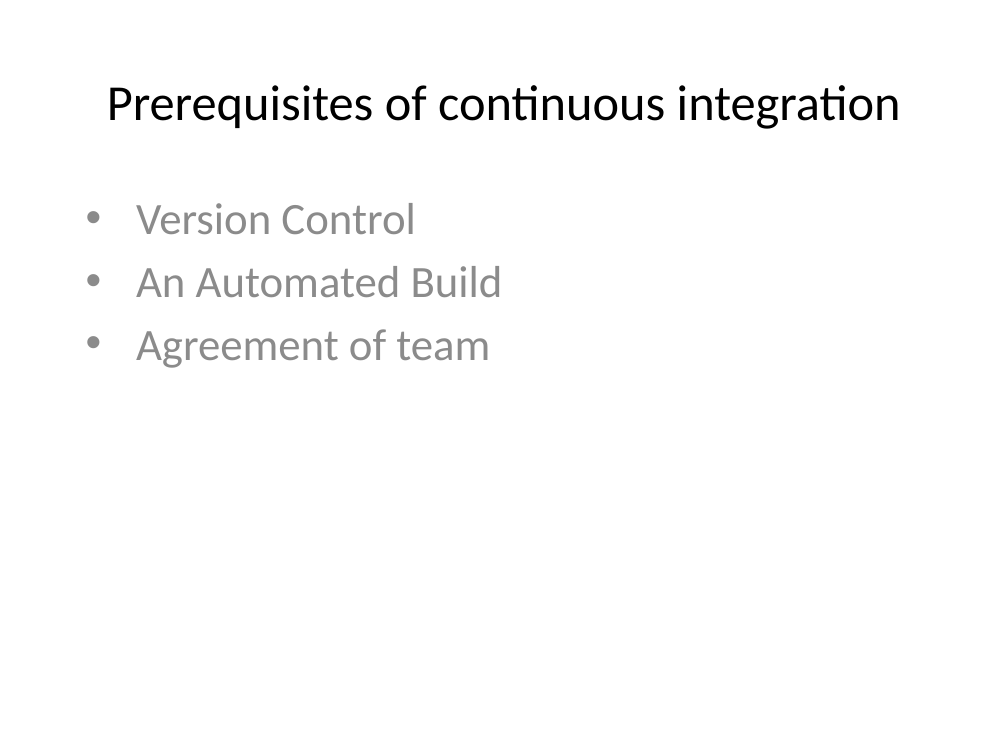
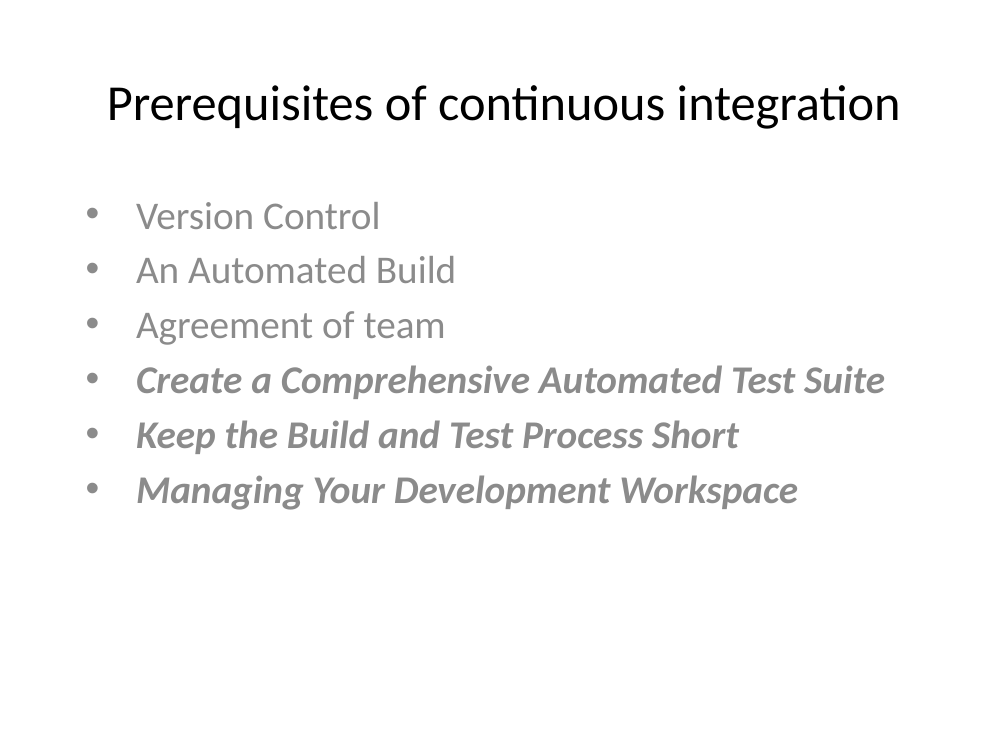
Before and after one commit to tanyas23/CD, a slide deck: slide 19 of CD.pptx. Drawn at 1008x756 pixels with LibreOffice and Linux fonts; fonts in the diff are those of the drawing. Boxes give left, top, right and bottom in pixels: in the first picture for what was removed or moved away, otherwise in the second. Text is boxed around its words. In the diff, an @@ line names an element or a change of style, - is before the commit and + after.

```diff
--- a/CD.pptx
+++ b/CD.pptx
@@ subtitle at <box>136,202,456,345</box>: size 32 to 28 pt in "Version Control", "An Automated Build", "Agreement of team" @@
@@ subtitle at <box>136,365,885,510</box>: paragraphs added @@
+• Create a Comprehensive Automated Test Suite
+• Keep the Build and Test Process Short
+• Managing Your Development Workspace
```
Also in this commit, not shown: 10 slides added.
